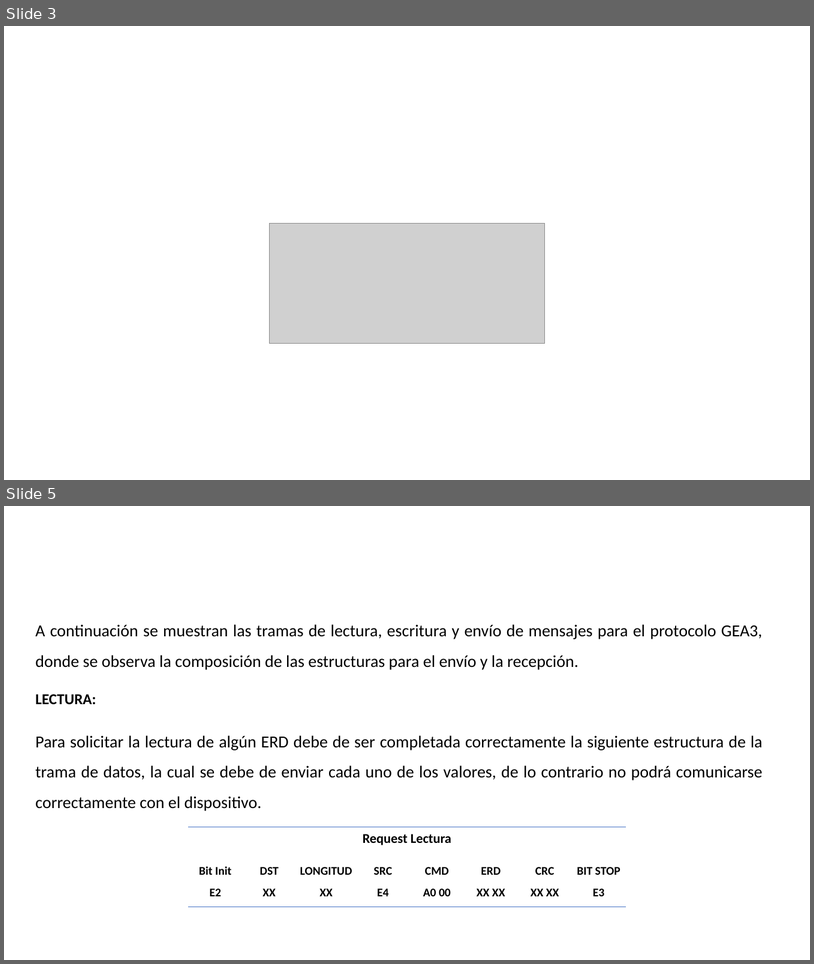
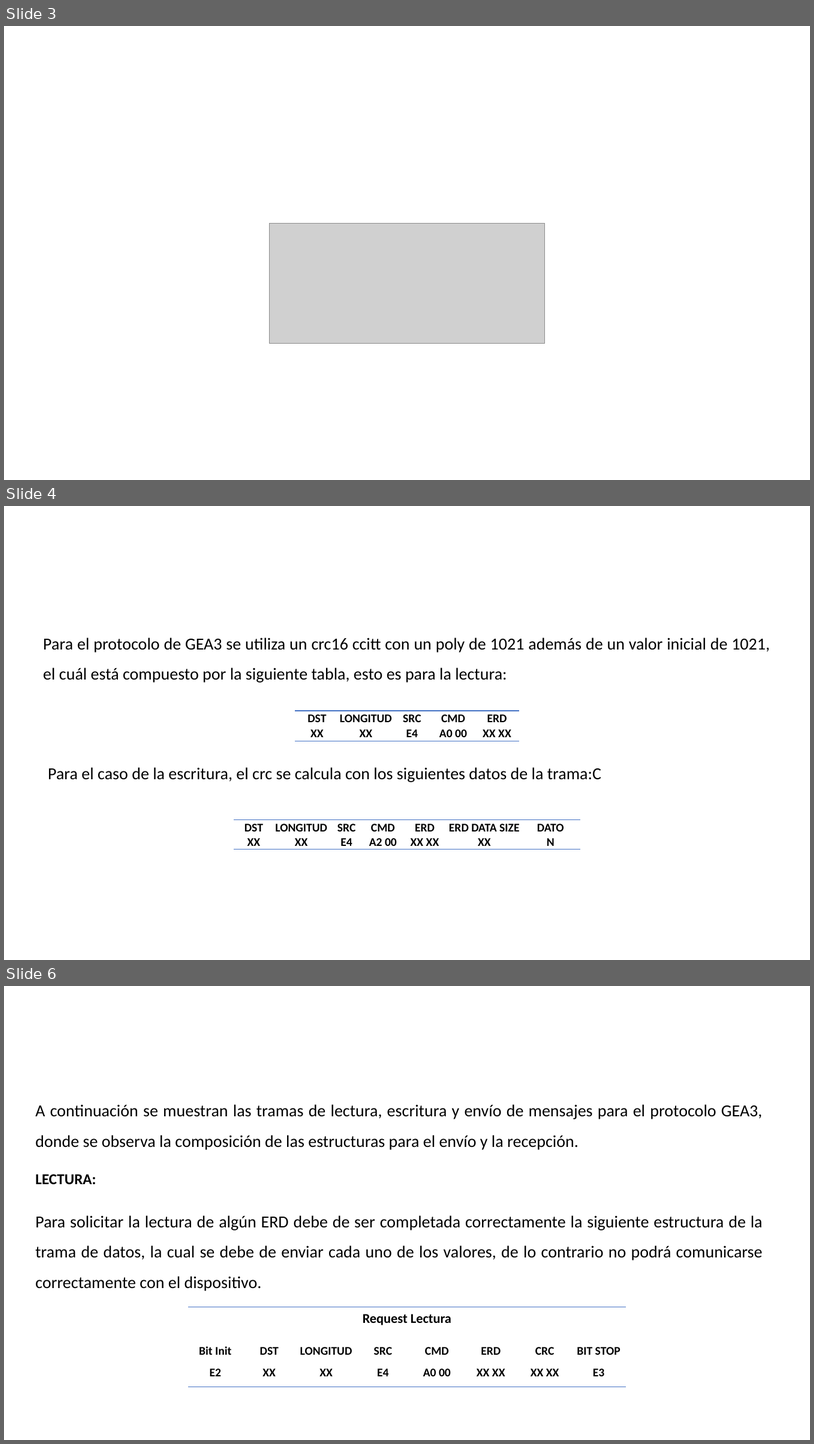
Before and after one commit to LeonelNieto/Serial-GEA, a slide deck: GEA3 Python.pptx. Shown one above the other, each under a label of ours: slides 3 and 5 before the commit, slides 3, 4 and 6 after it; the slides between them are not shown. The pictures are 814x964 and 814x1444 pixels, drawn with LibreOffice and Linux fonts; fonts in the diff are those of the drawing; grey boxes stand for pictures; background and template pictures are left out. Boxes give left, top, right and bottom in pixels: in the first picture for what was removed or moved away, otherwise in the second. Text is boxed around its words. In the diff, an @@ line names an element or a change of style, - is before the commit and + after.

Commit message:
Presentacion crc

```diff
--- a/GEA3 Python.pptx
+++ b/GEA3 Python.pptx
@@ slide 4 added at (4, 506, 810, 960), background picture (left out); not listed: 1 template element that a slide beside it also shows @@
@@ text added at (43, 637, 770, 682), 20 pt, text #000000 @@
+Para el protocolo de GEA3 se utiliza un crc16 ccitt con un poly de 1021 además de un valor inicial de 1021, el cuál está compuesto por la siguiente tabla, esto es para la lectura:
@@ text added at (312, 637, 381, 650), 40 pt, text #FFFFFF, bold @@
+CRC16 CCITT
@@ table added at (296, 711, 519, 741), 2 rows, 5 columns @@
+DST | LONGITUD | SRC | CMD | ERD
+XX | XX | E4 | A0 00 | XX XX
@@ text added at (48, 767, 602, 782), 20 pt, text #000000 @@
+Para el caso de la escritura, el crc se calcula con los siguientes datos de la trama:C
@@ table added at (234, 819, 582, 852), 2 rows, 7 columns @@
+DST | LONGITUD | SRC | CMD | ERD | ERD DATA SIZE | DATO
+XX | XX | E4 | A2 00 | XX XX | XX | N
@@ what was slide 5 is now slide 6 @@
```
Also in this commit, not shown: 3 other slides added, 3 slides removed.
